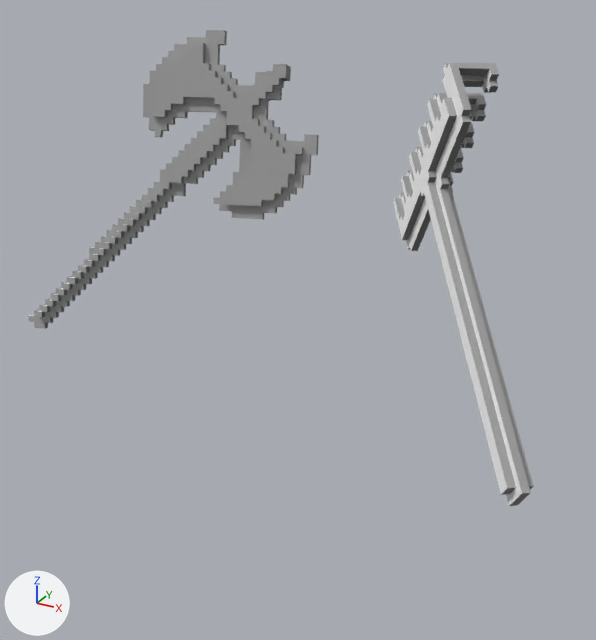
Renders of the glTF model client/public/static/AxePlusRastrillo.glb from each side of a commit.
The view is the same before and after, from a camera (50 mm lens) standing at (43.3, -85.3, 32.0) and looking at (-5.9, 4.2, -12.7). The lights are fixed; the arrows at lower left show +X, +Y and +Z. Where no turn or scale is listed for an object, it has been applied to the vertices. Vertices at the same position are counted once.

Names of what the first picture shows: 'node_1', 'node_1.001', 'node_11', 'node_13', 'node_15', 'node_2.001', 'node_3', 'node_3.001', 'node_4.001', 'node_5', 'node_5.001', 'node_7', 'node_7.001', 'node_8.001', 'node_9', 'node_9.001'.
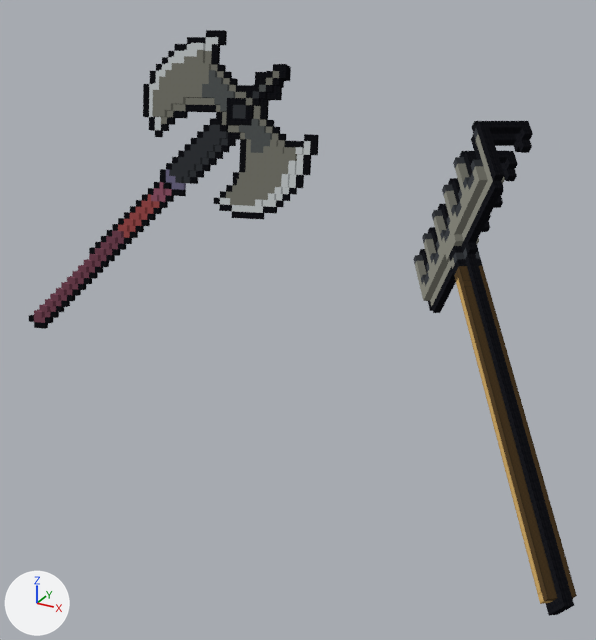
Where the change shows, as pixel boxes (x1, y1, x2, y2) in the pictures (596 x 640 px):
'node_9.001', surface changed, reshaped, moved (284% wider, 739% taller): before (492, 448, 534, 506); after (413, 121, 577, 615)
'node_5', surface changed: (194, 125, 298, 219) in both
'node_3', surface changed: (196, 30, 289, 127) in both
'node_2.001', deleted: before (408, 93, 470, 227)
'node_8.001', deleted: before (460, 321, 524, 459)
'node_7', surface changed: (143, 37, 199, 125) in both
'node_7.001', deleted: before (433, 213, 489, 334)
'node_9', surface changed: (118, 123, 198, 226) in both
'node_1.001', deleted: before (439, 63, 482, 145)
'node_13', surface changed: (34, 242, 103, 318) in both
'node_3.001', deleted: before (393, 171, 428, 251)
'node_11', surface changed: (98, 224, 144, 267) in both
'node_5.001', deleted: before (450, 93, 486, 186)
'node_1', surface changed: (295, 134, 319, 188) in both
'node_4.001', deleted: before (475, 63, 499, 93)
'node_15', surface changed (grey to black): (29, 315, 53, 329) in both
'node_4', surface changed: (269, 66, 291, 101) in both
part 1 of me_mesh_8_001, added: after (413, 121, 565, 563)

The change, as a list of edits to the scene's bpy script:
```text
Add img_image_0:
    img_image_0 = load_image('image_0', '_unpacked/image_0', 1024, 2048, 'sRGB')
Change mat_terrain_atlas_terrain:
    remove # nodes: BsdfPrincipled, OutputMaterial, VertexColor
    nodes: BsdfTransparent, Emission, LightPath, Mix, MixShader, OutputMaterial, TexImage, VertexColor
    uses the picture img_image_0
Change mat_terrain_atlas_terrain_001:
    remove # nodes: BsdfPrincipled, OutputMaterial, VertexColor
    nodes: BsdfTransparent, Emission, LightPath, Mix, MixShader, OutputMaterial, TexImage, VertexColor
    uses the picture img_image_0
Change me_mesh_8_001:
    used by ob_node_9_001; location = (34.3, -11.8, -33.0)
    remove me_mesh_8_001.from_pydata(...)  # 82 vertices, 148 faces; spans x -9.54..-4.37, y 0.69..6.49, z 10.53..16.72
    add me_mesh_8_001.from_pydata(...)  # 1847 vertices, 3544 faces; spans x -36.85..-4.37, y 0.69..44.7, z 10.53..53.14
    me_mesh_8_001 part 1: 1765 vertices added at x -36.85..-6.44, y 3.75..44.7, z 13.43..53.14
Remove ob_node_1_001:
    ob_node_1_001 = bpy.data.objects.new('node_1.001', me_mesh_0_001)
    ob_node_1_001.location = (16.7, 12.2, 7.9)
Remove ob_node_2_001:
    ob_node_2_001 = bpy.data.objects.new('node_2.001', me_mesh_1_001)
    ob_node_2_001.location = (10.6, 19.3, -5.2)
Remove ob_node_3_001:
    ob_node_3_001 = bpy.data.objects.new('node_3.001', me_mesh_2_001)
    ob_node_3_001.location = (4.5, 26.3, -18.2)
Remove ob_node_4_001:
    ob_node_4_001 = bpy.data.objects.new('node_4.001', me_mesh_3_001)
    ob_node_4_001.location = (29.2, 22.2, 7.4)
Remove ob_node_5_001:
    ob_node_5_001 = bpy.data.objects.new('node_5.001', me_mesh_4_001)
    ob_node_5_001.location = (23.1, 29.2, -5.6)
Remove ob_node_7_001:
    ob_node_7_001 = bpy.data.objects.new('node_7.001', me_mesh_6_001)
    ob_node_7_001.location = (18.5, 8.9, -14.4)
Remove ob_node_8_001:
    ob_node_8_001 = bpy.data.objects.new('node_8.001', me_mesh_7_001)
    ob_node_8_001.location = (26.4, -1.5, -23.7)
Change ob_node_9_001:
    ob_node_9_001.location: (34.3, -11.8, -33.0) -> (41.2, -20.4, -38.2)
```
